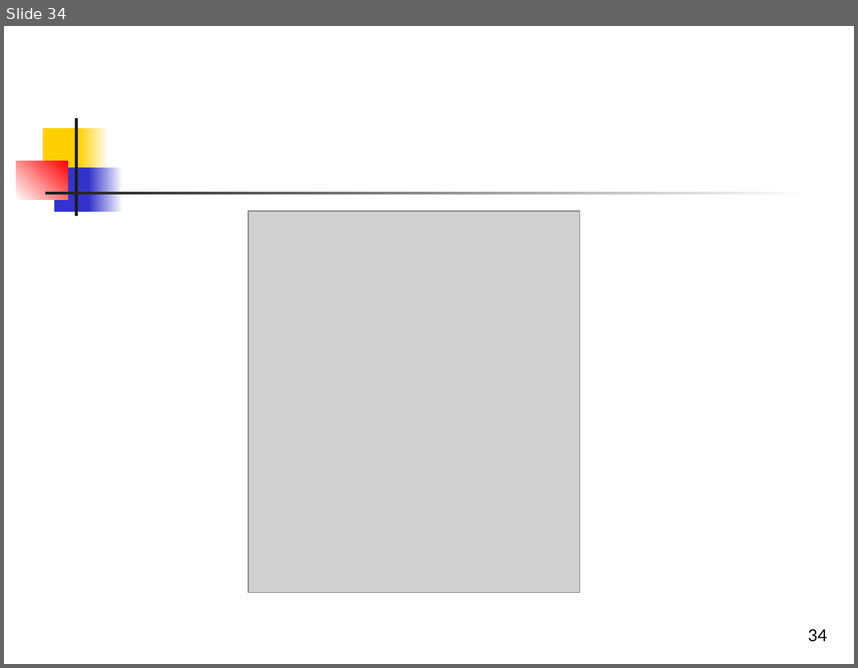
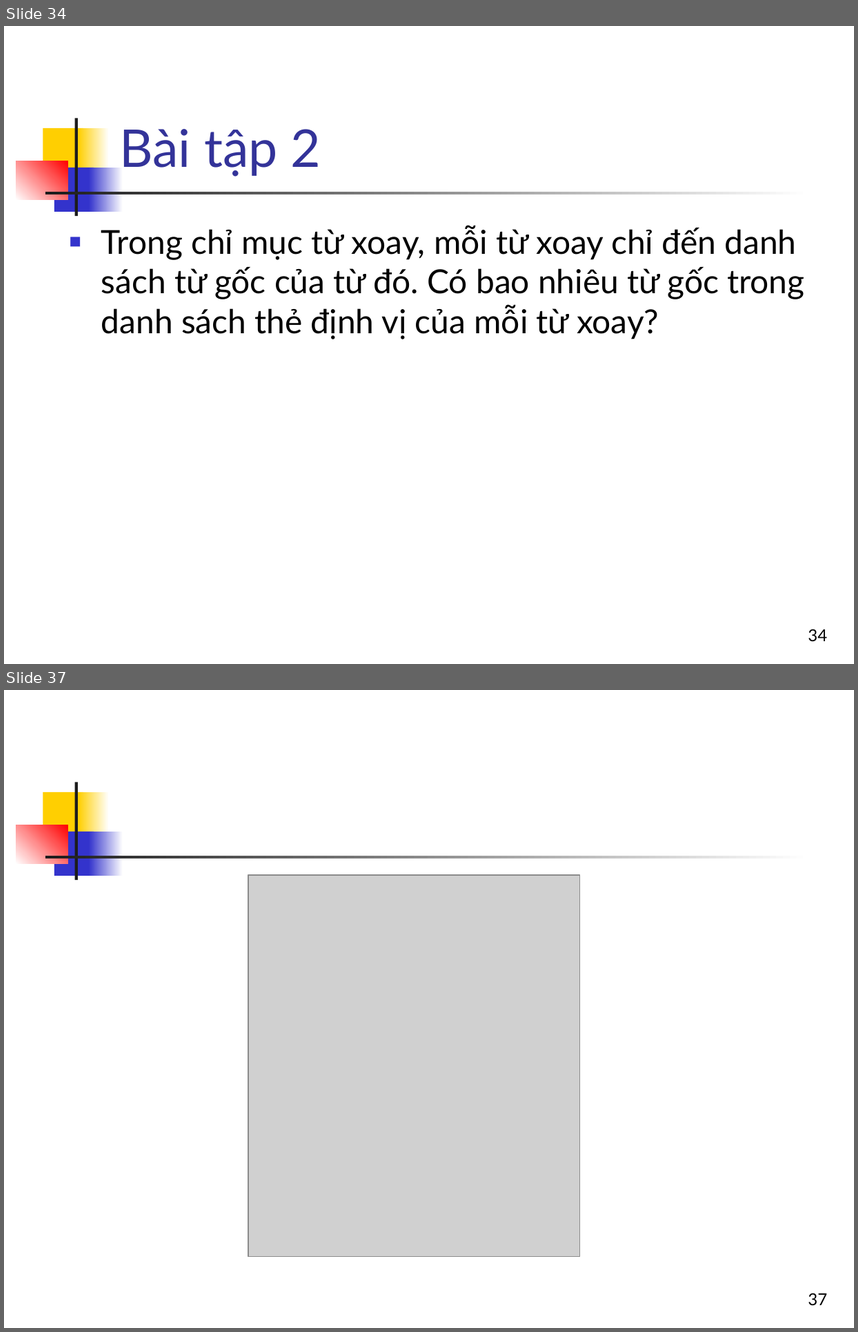
Before and after one commit to nguyenkhanhthien/IT4853, a slide deck: Bài 3 Từ truy vấn và chỉ mục tra từ.ppt. Shown one above the other, each under a label of ours: slide 34 before the commit, slides 34 and 37 after it; the slides between them are not shown. The pictures are 858x668 and 858x1332 pixels, drawn with LibreOffice and Linux fonts; fonts in the diff are those of the drawing; grey boxes stand for pictures. Boxes give left, top, right and bottom in pixels: in the first picture for what was removed or moved away, otherwise in the second. Text is boxed around its words. In the diff, an @@ line names an element or a change of style, - is before the commit and + after.

```diff
--- a/Bài 3 Từ truy vấn và chỉ mục tra từ.ppt
+++ b/Bài 3 Từ truy vấn và chỉ mục tra từ.ppt
@@ slide 34 added at bbox=[4, 26, 854, 664], background #FFFFFF; not listed: 7 template elements that a slide beside it also shows @@
@@ title added at bbox=[119, 129, 321, 176], 44 pt, text #333399 @@
+Bài tập 2
@@ text added at bbox=[101, 225, 804, 339], 28 pt, text #000000 @@
+■ Trong chỉ mục từ xoay, mỗi từ xoay chỉ đến danh sách từ gốc của từ đó. Có bao nhiêu từ gốc trong danh sách thẻ định vị của mỗi từ xoay?
@@ page number added at bbox=[808, 628, 827, 641], 14 pt, text #000000 @@
+34
@@ what was slide 34 is now slide 37 @@
@@ page number at bbox=[808, 1292, 827, 1305]: text changed @@
-34
+37
```
Also in this commit, not shown: 3 slides changed, 2 other slides added.
